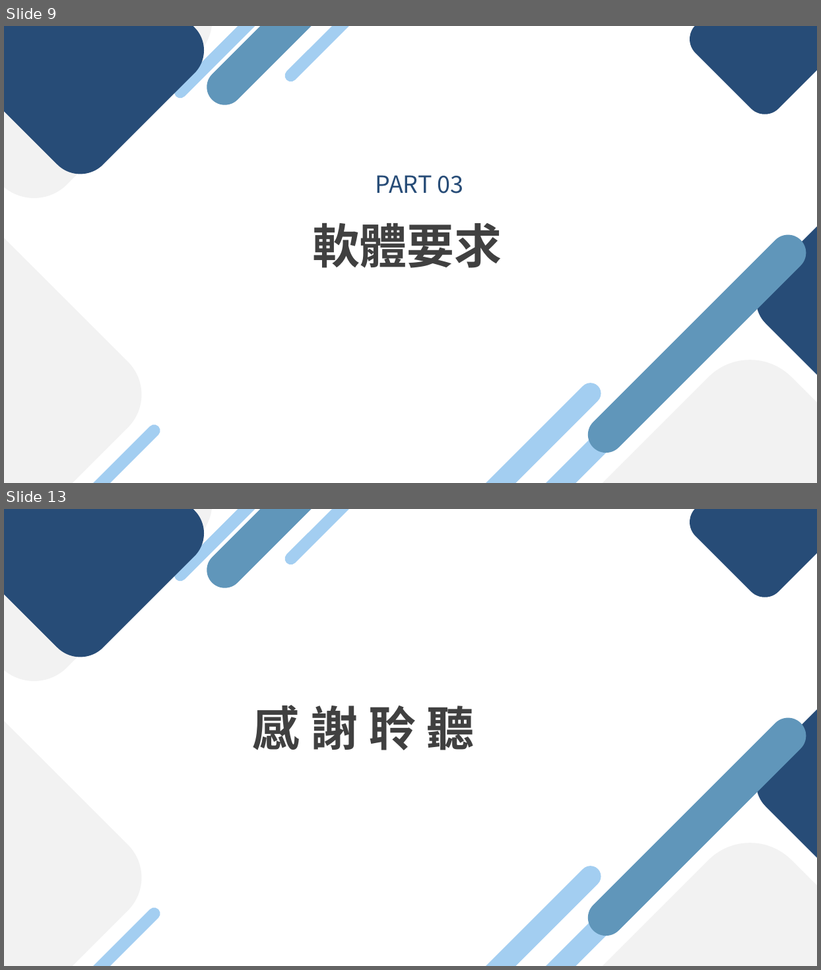
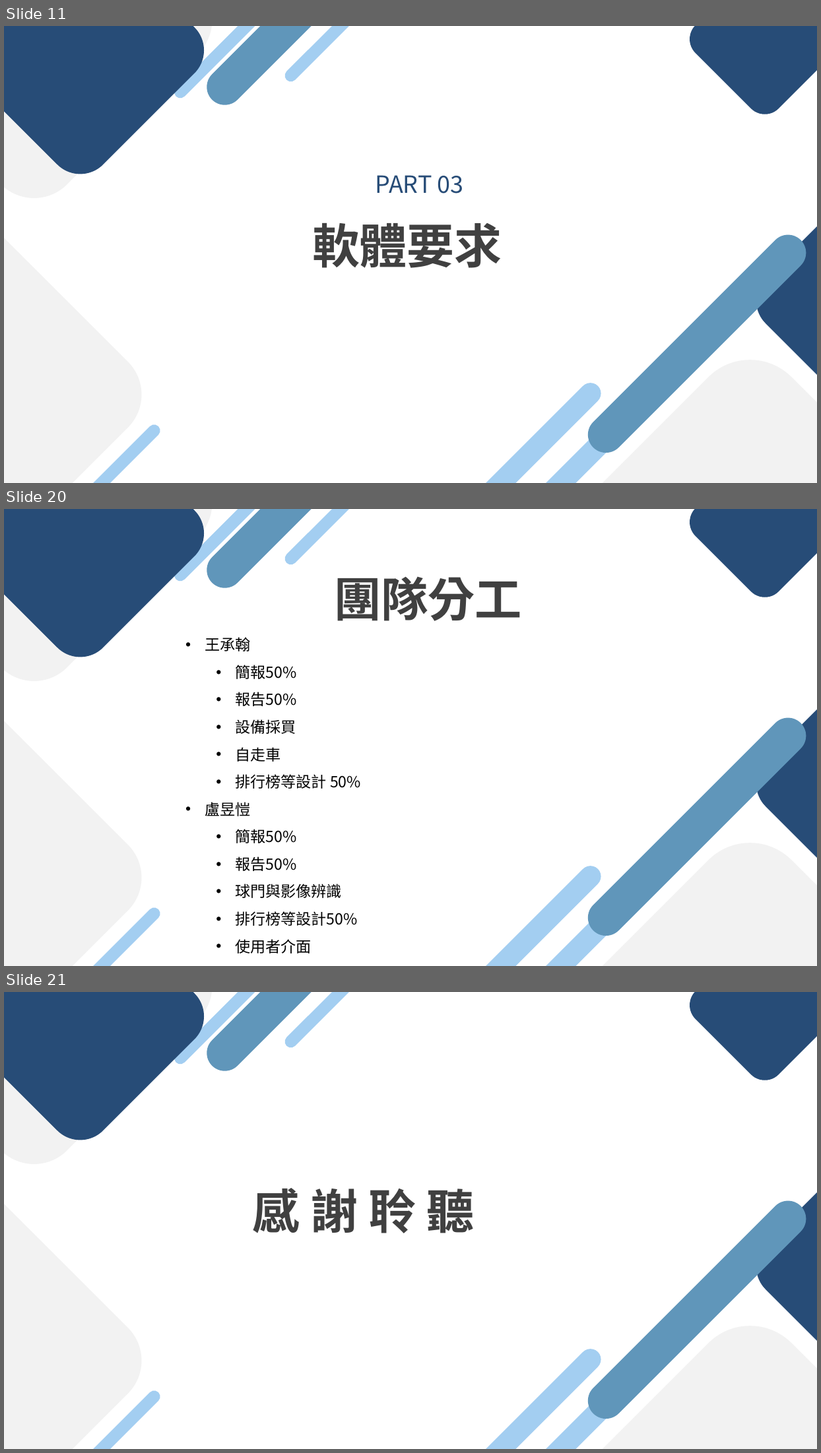
Before and after one commit to kerry96164/2024-EOS-FinalProject, a slide deck: final_project.pptx. Shown one above the other, each under a label of ours: slides 9 and 13 before the commit, slides 11, 20 and 21 after it; the slides between them are not shown. The pictures are 821x970 and 821x1453 pixels, drawn with LibreOffice and Linux fonts; fonts in the diff are those of the drawing. Boxes give left, top, right and bottom in pixels: in the first picture for what was removed or moved away, otherwise in the second. Text is boxed around its words. In the diff, an @@ line names an element or a change of style, - is before the commit and + after.

```diff
--- a/final_project.pptx
+++ b/final_project.pptx
@@ slide 20 added at bbox=[4, 509, 817, 966], background #FFFFFF @@
@@ rounded rectangle added at bbox=[4, 509, 232, 700], fill #F2F2F2 @@
@@ rounded rectangle added at bbox=[4, 509, 217, 671], fill #274C77 @@
@@ rounded rectangle added at bbox=[26, 509, 193, 592], fill #274C77 @@
@@ rounded rectangle added at bbox=[172, 509, 275, 584], fill #A3CEF1 @@
@@ rounded rectangle added at bbox=[199, 509, 324, 595], fill #6096BA @@
@@ rounded rectangle added at bbox=[283, 509, 385, 568], fill #A3CEF1 @@
@@ rounded rectangle added at bbox=[682, 509, 817, 605], fill #274C77 @@
@@ text added at bbox=[334, 577, 522, 621], 55.5 pt, text #404040, bold @@
+團隊分工
@@ text added at bbox=[205, 637, 361, 954], 18 pt, text #000000 @@
+• 王承翰
+  • 簡報50%
+  • 報告50%
+  • 設備採買
+  • 自走車
+  • 排行榜等設計 50%
+• 盧昱愷
+  • 簡報50%
+  • 報告50%
+  • 球門與影像辨識
+  • 排行榜等設計50%
+  • 使用者介面
@@ rounded rectangle added at bbox=[743, 647, 817, 921], fill #274C77 @@
@@ rounded rectangle added at bbox=[4, 681, 161, 966], fill #F2F2F2 @@
@@ rounded rectangle added at bbox=[581, 711, 814, 943], fill #6096BA @@
@@ rounded rectangle added at bbox=[502, 819, 817, 966], fill #F2F2F2 @@
@@ rounded rectangle added at bbox=[477, 862, 605, 966], fill #A3CEF1 @@
@@ rounded rectangle added at bbox=[496, 870, 657, 966], fill #A3CEF1 @@
@@ rounded rectangle added at bbox=[59, 906, 163, 966], fill #A3CEF1 @@
@@ what was slide 9 is now slide 11 @@
@@ what was slide 13 is now slide 21 @@
```
Also in this commit, not shown: 7 slides changed, 7 other slides added, 4 other files.
